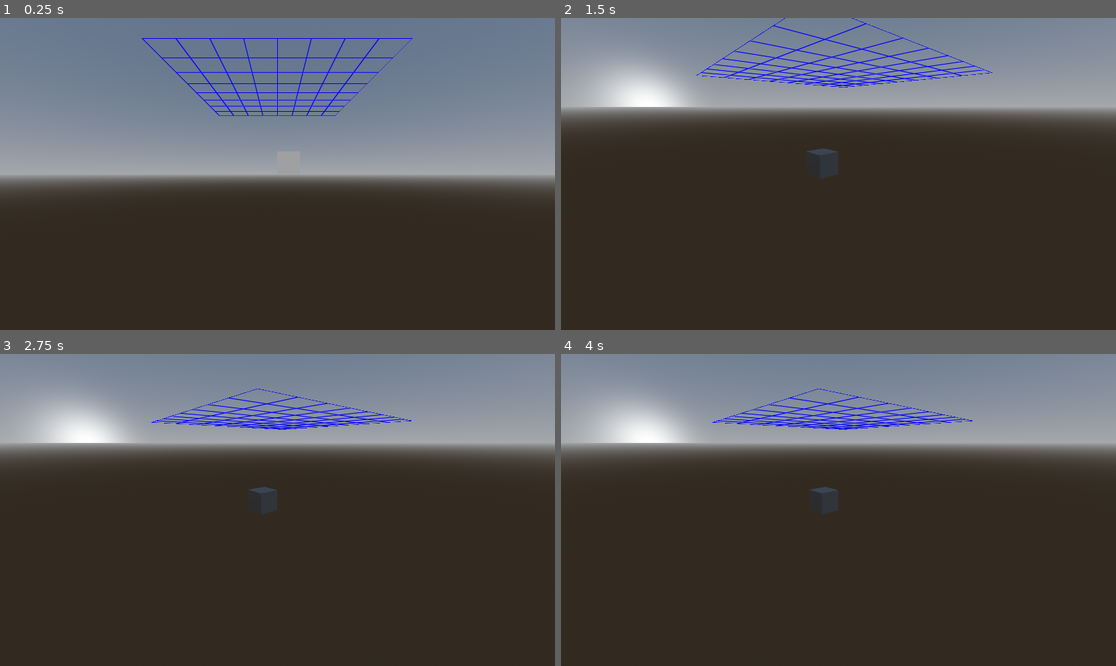
Above: before the commit, frames 1-4 (two rows, left to right).
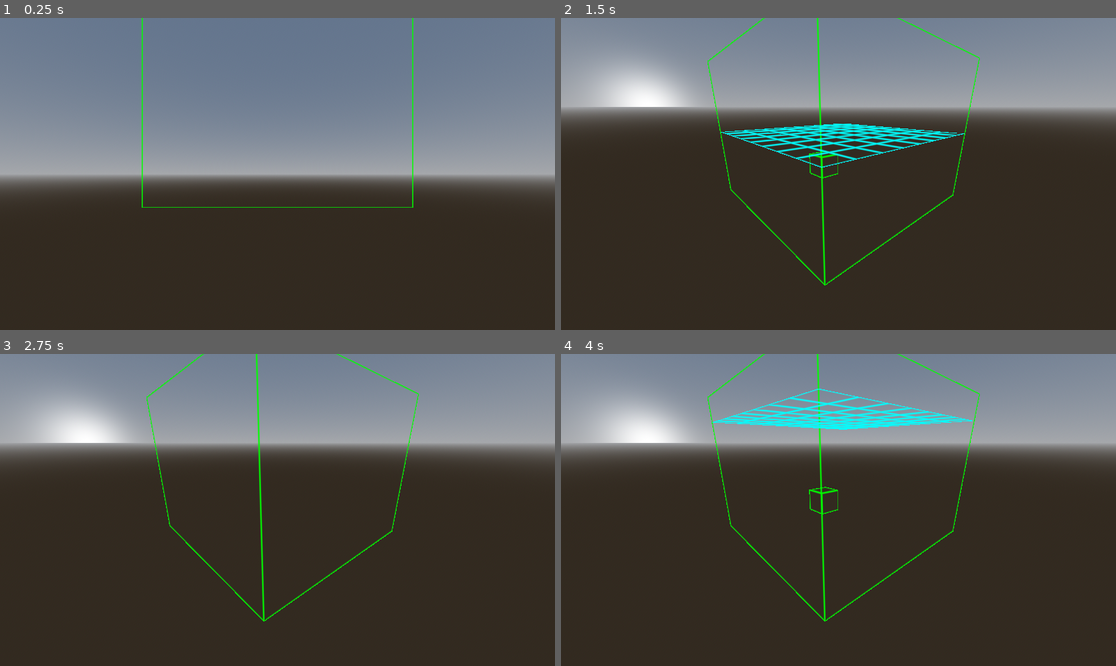
Above: after the commit, the same moments.

Repository: atrus159/MGT
Game: Godot game, scene res://game.tscn
The game is run twice, just before and just after one commit, with the same random seed, the same clock (stepped at 60 frames per second) and the same inputs.
Inputs (mouse positions are in pixels of both pictures, inside the frame that each line leads up to):
- Up to frame 1 (0.25 s): no input
- Up to frame 2 (1.5 s): tap Enter at 0.5 s; move the mouse to (960, 158) at 0.52 s; hold Right mouse button (Camera_Rotate) 0.53-1.28 s; tap Space at 0.77, 1.07, 1.25 s; tap Mouse wheel up (Camera_Zoom_In) at 0.8, 1.35 s; move the mouse to (727, 189) at 1.27 s
- Up to frame 3 (2.75 s): tap Space at 1.52, 1.82 s; tap Mouse wheel down (Camera_Zoom_Out) at 1.55, 2.1 s; tap Enter at 2 s; move the mouse to (333, 441) at 2.02 s; click (333, 441) at 2.3 s
- Up to frame 4 (4 s): tap Space at 2.75, 3.02, 3.32, 3.77, 3.8 s; move the mouse to (810, 572) at 2.77 s; click (810, 572) at 2.85 s; tap 0 at 3.05 s; tap Enter at 3.5 s; move the mouse to (1005, 556) at 3.52 s; hold 0 from 3.53 s (still down)

The runs differ from the first frame. In frame 1, 1.6% of the frame differs, in the area x 25-75%, y 0-61%; in frame 2, 4.8%, in the area x 24-78%, y 0-86%; in frame 3, 2.4%; in frame 4, 3.2%.
Error after the commit: Invalid type in function '_to_world_space' in base 'MultiMeshInstance3D (grid.gd)'. The array of argument 1 (Array) does not have the same element type as the …

Commit message:
improved selection quality of life, and added a mode for placing on your side of the field

Diff:
--- /dev/null
+++ b/assets/shaders/bounding_shader.gdshader
@@ -0,0 +1,24 @@
+shader_type spatial;
+render_mode unshaded;
+
+uniform vec4 wire_color : source_color = vec4(1.0, 1.0, 0.0, 1.0);
+uniform float wire_width = 1.0;
+
+varying vec3 bary;
+
+
+void vertex() {
+	vec2 bary_xy = UV;
+    bary = vec3(bary_xy.x, bary_xy.y, 1.0 - bary_xy.x - bary_xy.y);
+
+}
+
+void fragment() {
+    vec3 d = fwidth(bary);
+    vec3 a3 = smoothstep(vec3(0.0), d * wire_width, bary);
+
+    float edge = min(a3.x, a3.z);//min(min(a3.x, a3.y), a3.z);
+
+    ALBEDO = wire_color.rgb;
+	ALPHA = 1.0 - edge;
+}
--- /dev/null
+++ b/assets/shaders/bounding_shader_material.tres
@@ -0,0 +1,9 @@
+[gd_resource type="ShaderMaterial" format=3 uid="uid://bdrsvbroh0rpw"]
+
+[ext_resource type="Shader" uid="uid://d0y545csdeuw4" path="res://assets/shaders/bounding_shader.gdshader" id="1_mdkn1"]
+
+[resource]
+render_priority = 0
+shader = ExtResource("1_mdkn1")
+shader_parameter/wire_color = Color(0, 1, 0, 1)
+shader_parameter/wire_width = 2.0
--- a/assets/shaders/grid_shader.gdshader
+++ b/assets/shaders/grid_shader.gdshader
@@ -1,7 +1,7 @@
 shader_type spatial;
 render_mode unshaded, cull_disabled;
 
-uniform vec4 wire_color : source_color = vec4(0.0, 0.0, 1.0, 1.0);
+uniform vec4 wire_color : source_color = vec4(0.0, 1.0, 1.0, 1.0);
 uniform float wire_width = 1.0;
 
 varying vec3 bary;
--- a/assets/shaders/grid_shader_material.tres
+++ b/assets/shaders/grid_shader_material.tres
@@ -5,6 +5,5 @@
 [resource]
 render_priority = 0
 shader = ExtResource("1_dvnkw")
-shader_parameter/line_thickness = 1.0
-shader_parameter/line_color = Color(0, 0, 0, 1)
-shader_parameter/fill_color = Color(0, 0, 0, 0)
+shader_parameter/wire_color = Color(0, 1, 1, 1)
+shader_parameter/wire_width = 2.0
--- a/game.tscn
+++ b/game.tscn
@@ -4,6 +4,7 @@
 [ext_resource type="Script" uid="uid://c1isoews3ngal" path="res://scripts/grid.gd" id="1_feb5d"]
 [ext_resource type="Environment" uid="uid://c12jnamqfnewx" path="res://assets/new_environment.tres" id="2_e2o6t"]
 [ext_resource type="Script" uid="uid://cpud14qbpf2wh" path="res://selector.gd" id="2_fc0e3"]
+[ext_resource type="Material" uid="uid://bdrsvbroh0rpw" path="res://assets/shaders/bounding_shader_material.tres" id="3_7jktm"]
 
 [sub_resource type="BoxMesh" id="BoxMesh_fc0e3"]
 
@@ -12,14 +13,17 @@
 [node name="Playing_Field" type="MultiMeshInstance3D" parent="." unique_id=71724495]
 script = ExtResource("1_feb5d")
 
+[node name="BoundingBox" type="MeshInstance3D" parent="Playing_Field" unique_id=493273018]
+
 [node name="Selector" type="Node3D" parent="." unique_id=955189114]
 script = ExtResource("2_fc0e3")
 
 [node name="Selection" type="Node3D" parent="." unique_id=1086103405]
 
-[node name="MeshInstance3D" type="MeshInstance3D" parent="Selection" unique_id=459824261]
+[node name="SelectionMesh" type="MeshInstance3D" parent="Selection" unique_id=459824261]
 transform = Transform3D(1, 0, 0, 0, 1, 0, 0, 0, 1, 0.5, 0.5, 0.5)
 mesh = SubResource("BoxMesh_fc0e3")
+surface_material_override/0 = ExtResource("3_7jktm")
 
 [node name="Pivot" type="Node3D" parent="." unique_id=1954982074]
 script = ExtResource("1_80nbo")
--- a/project.godot
+++ b/project.godot
@@ -36,6 +36,11 @@
 "events": [Object(InputEventMouseButton,"resource_local_to_scene":false,"resource_name":"","device":-1,"window_id":0,"a …(253 unchanged characters)…
 ]
 }
+Select={
+"deadzone": 0.2,
+"events": [Object(InputEventMouseButton,"resource_local_to_scene":false,"resource_name":"","device":-1,"window_id":0,"alt_pressed":false,"shift_pressed":false,"ctrl_pressed":false,"meta_pressed":false,"button_mask":0,"position":Vector2(0, 0),"global_position":Vector2(0, 0),"factor":1.0,"button_index":1,"canceled":false,"pressed":false,"double_click":false,"script":null)
+]
+}
 
 [physics]
 
--- a/scripts/Globals.gd
+++ b/scripts/Globals.gd
@@ -1,5 +1,7 @@
 
 extends Node
+
+var zoom_lockout = false
 
 func _get_mouse_position() -> Dictionary:
 	var camera = get_viewport().get_camera_3d()
--- a/scripts/boxArrayMesh.gd
+++ b/scripts/boxArrayMesh.gd
@@ -1,6 +1,6 @@
 class_name boxArrayMesh
 
-static func make(size) -> ArrayMesh:
+static func make(length,width,height) -> ArrayMesh:
 	var mesh = ArrayMesh.new()
 	var vertices = []
 	var normals = []
@@ -10,14 +10,14 @@
 	arrays.resize(Mesh.ARRAY_MAX)
 
 	# cube corners
-	var p000 = Vector3(0, 0, 0)*size
-	var p001 = Vector3(0, 0, 1)*size
-	var p010 = Vector3(0, 1, 0)*size
-	var p011 = Vector3(0, 1, 1)*size
-	var p100 = Vector3(1, 0, 0)*size
-	var p101 = Vector3(1, 0, 1)*size
-	var p110 = Vector3(1, 1, 0)*size
-	var p111 = Vector3(1, 1, 1)*size
+	var p000 = Vector3(0, 0, 0)
+	var p001 = Vector3(0, 0, width)
+	var p010 = Vector3(0, height, 0)
+	var p011 = Vector3(0, height, width)
+	var p100 = Vector3(length, 0, 0)
+	var p101 = Vector3(length, 0, width)
+	var p110 = Vector3(length, height, 0)
+	var p111 = Vector3(length, height, width)
 
 	# FRONT (+Z)
 	add_tri(p001, p111, p101, Vector3(0, 0, 1), vertices, normals, bary)
--- a/scripts/camera_pivot.gd
+++ b/scripts/camera_pivot.gd
@@ -17,11 +17,11 @@
 
 func _process(delta):
 	rotating = Input.is_action_pressed("Camera_Rotate")
-
-	if Input.is_action_just_pressed("Camera_Zoom_In"):
-		zoom -= zoom_sensitivity
-	if Input.is_action_just_pressed("Camera_Zoom_Out"):
-		zoom += zoom_sensitivity
+	if !Globals.zoom_lockout:
+		if Input.is_action_just_pressed("Camera_Zoom_In"):
+			zoom -= zoom_sensitivity
+		if Input.is_action_just_pressed("Camera_Zoom_Out"):
+			zoom += zoom_sensitivity
 	zoom = clamp(zoom, min_zoom, max_zoom)
 	camera.position.z = zoom
 
--- a/scripts/grid.gd
+++ b/scripts/grid.gd
@@ -30,11 +30,18 @@
 
 
 const grid_material = preload("res://assets/shaders/grid_shader_material.tres")
+const bounding_material = preload("res://assets/shaders/bounding_shader_material.tres")
 var gridCells: Array = []
 var startingPoint = Vector3(-(length*spacing)/2,-(height*spacing)/4,-(width*spacing)/2)
 
+@onready var BoundingBox = $BoundingBox
+
 # Called when the node enters the scene tree for the first time.
 func _ready() -> void:
+
+	BoundingBox.mesh = boxArrayMesh.make(spacing*length,spacing*width,spacing*height)
+	BoundingBox.mesh.surface_set_material(0, bounding_material)
+	BoundingBox.position = startingPoint
 
 	gridCells.resize(length)
 	for i in range(length):
@@ -47,7 +54,7 @@
 				gridCells[i][j][k] = gridCell.new()
 
 
-	var cell_mesh = boxArrayMesh.make(spacing)
+	var cell_mesh = boxArrayMesh.make(spacing,spacing,spacing)
 	cell_mesh.surface_set_material(0, grid_material)
 
 	var mm = MultiMesh.new()
--- a/selector.gd
+++ b/selector.gd
@@ -7,21 +7,92 @@
 	Z
 }
 
+enum modes {
+	FREE,
+	SELECTING,
+	PLACING
+}
+
+var mode = modes.FREE;
+
 var selected = [0,0,0]
 var selectedPlane = {
 	"direction": coords.Z,
 	"distance": 5
 }
+
+var startingPlane = {
+	"direction": coords.Y,
+	"distance": 0
+}
+
+var selectorSuspend = 0
+var prevSelected = [0,0,0]
+
 @onready var field = get_tree().current_scene.get_node("Playing_Field")
 @onready var selection = get_tree().current_scene.get_node("Selection")
 
-@onready var firstFlag = 0
+func _ready():
+	field._clear_data_states()
+	var selectionMesh = selection.get_node("SelectionMesh")
+	selectionMesh.mesh = boxArrayMesh.make(field.spacing,field.spacing,field.spacing)
+	selectionMesh.position = Vector3(0,0,0)
+	selection.hide()
 
 func _process(delta):
-	if firstFlag == 0:
-		field._clear_data_states()
-		field._set_data_states_plane(selectedPlane.distance)
-		firstFlag = 1
-	selected = field._get_mouse_plane_coords(selectedPlane)
-	if selected[0] != -1:
-		selection.position = field._to_world_space(selected)
+	match mode:
+		modes.FREE:
+			if Input.is_key_pressed(KEY_SPACE):
+				mode = modes.SELECTING
+				Globals.zoom_lockout = true
+				selection.show()
+			if Input.is_key_pressed(KEY_0):
+				mode = modes.PLACING
+				selection.show()
+		modes.SELECTING:
+			if Input.is_action_just_pressed("Camera_Zoom_In"):
+				if selectedPlane.distance > 0:
+					selectedPlane.distance -= 1
+					selected[2] = selectedPlane.distance
+					selection.position = field._to_world_space(selected)
+					if selectorSuspend != 2:
+						selectorSuspend = 1
+						prevSelected = field._get_mouse_plane_coords(selectedPlane)
+
+			if Input.is_action_just_pressed("Camera_Zoom_Out"):
+				if selectedPlane.distance < field.height - 1:
+					selectedPlane.distance += 1
+					selected[2] = selectedPlane.distance
+					selection.position = field._to_world_space(selected)
+					if selectorSuspend != 2:
+						selectorSuspend = 1
+						prevSelected = field._get_mouse_plane_coords(selectedPlane)
+			if Input.is_action_just_pressed("Camera_Rotate"):
+				selectorSuspend = 2
+			if Input.is_action_just_released("Camera_Rotate"):
+				selectorSuspend = 1
+				prevSelected = field._get_mouse_plane_coords(selectedPlane)
+
+			field._clear_data_states()
+			field._set_data_states_plane(selectedPlane.distance)
+			var test_selected = field._get_mouse_plane_coords(selectedPlane)
+
+			if test_selected[0] != -1:
+				if selectorSuspend == 1:
+					if test_selected != prevSelected:
+						selectorSuspend = 0
+				if selectorSuspend == 0:
+					selected = test_selected
+					selection.position = field._to_world_space(selected)
+
+			if Input.is_action_just_pressed("Select"):
+				mode = modes.FREE
+				Globals.zoom_lockout = false
+				selection.hide()
+				field._clear_data_states()
+		modes.PLACING:
+			field._clear_data_states()
+			var test_selected = field._get_mouse_plane_coords(startingPlane)
+			if test_selected[0] != -1:
+				selected = test_selected
+				selection.position = field._to_world_space(selected)
Not shown, added: assets/shaders/bounding_shader.gdshader.uid
